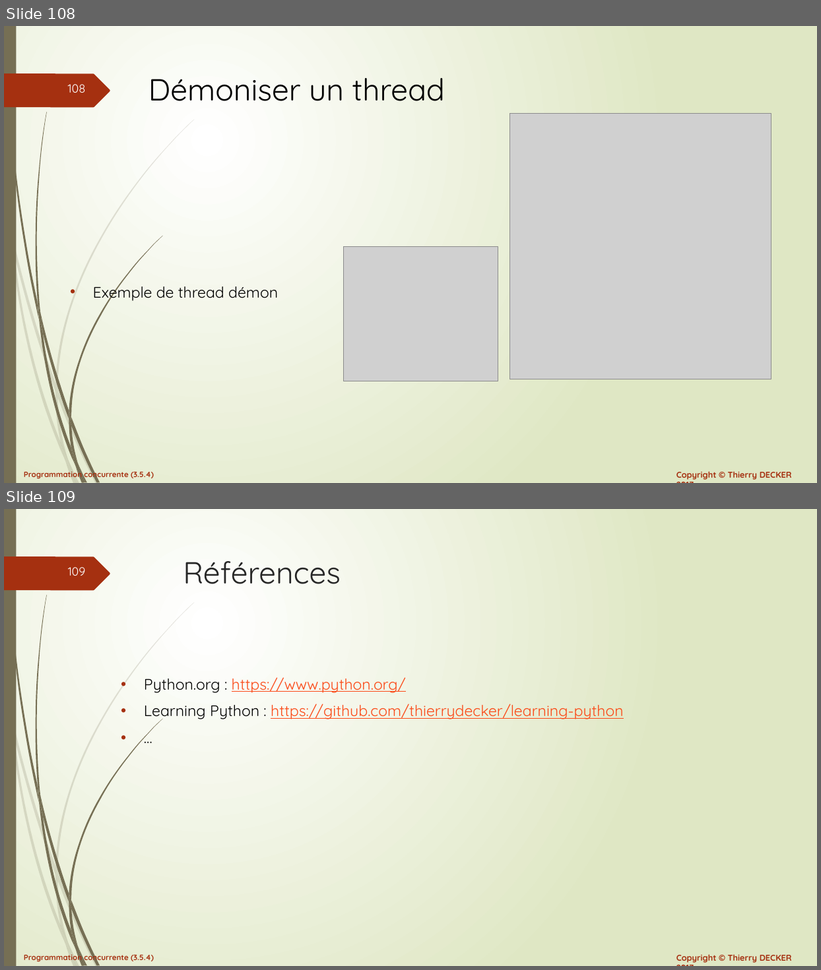
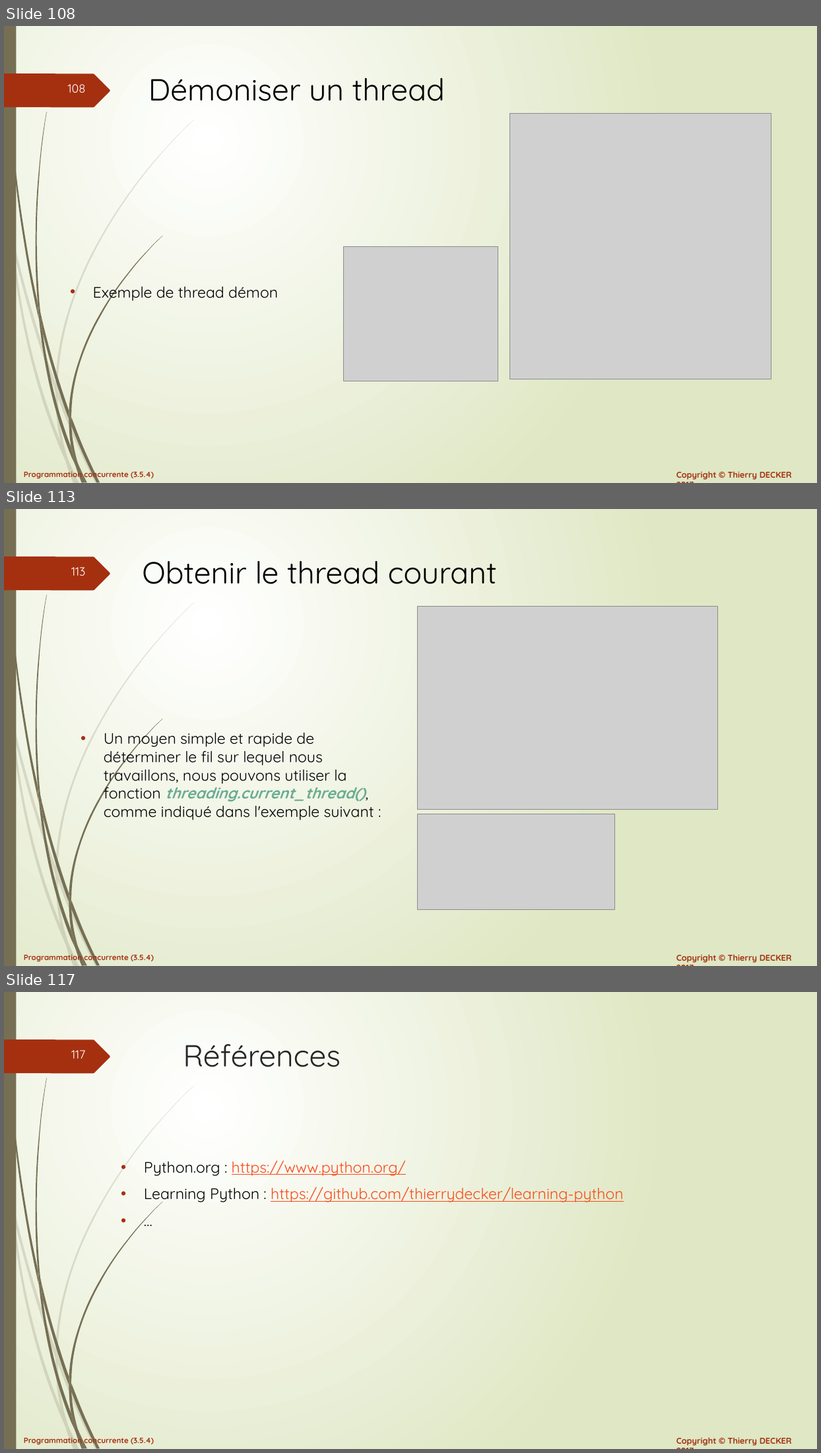
Before and after one commit to VikmanTheRacoon/learning-python, a slide deck: documentations/python-103.pptx. Shown one above the other, each under a label of ours: slides 108 and 109 before the commit, slides 108, 113 and 117 after it; the slides between them are not shown. The pictures are 821x970 and 821x1453 pixels, drawn with LibreOffice and Linux fonts; fonts in the diff are those of the drawing; grey boxes stand for pictures. Boxes give left, top, right and bottom in pixels: in the first picture for what was removed or moved away, otherwise in the second. Text is boxed around its words. In the diff, an @@ line names an element or a change of style, - is before the commit and + after.

```diff
--- a/documentations/python-103.pptx
+++ b/documentations/python-103.pptx
@@ slide 113 added at (4,509,817,966), background gradient #FFFFFF to #DFE8C4; not listed: 27 template elements that a slide beside it also shows @@
@@ title added at (142,561,497,584), 36 pt, text #000000 @@
+Obtenir le thread courant
@@ picture added at (418,607,717,810) @@
@@ text added at (104,728,374,821), 18 pt, text #000000 @@
+• Un moyen simple et rapide de déterminer le fil sur lequel nous travaillons, nous pouvons utiliser la fonction threading.current_thread(), comme indiqué dans l'exemple suivant :
@@ picture added at (418,815,615,910) @@
@@ what was slide 109 is now slide 117 @@
@@ page number at (71,1050,85,1059): text changed @@
-109
+117
```
Also in this commit, not shown: 7 other slides added, 1 other file.
